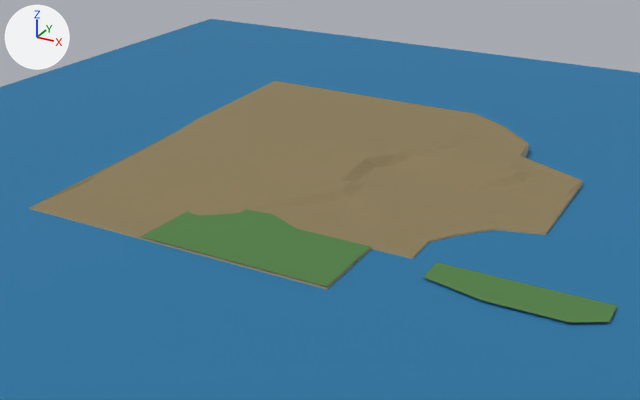
Two versions of the Blender file assets/environment/city_square/sources/coast_and_terrain.blend, one commit apart.
Camera for both pictures: a 50 mm camera at (214.0, -521.0, 242.0) aimed at (-64.0, -14.0, -11.0). Arrows for +X, +Y and +Z are at upper left; the lights stay in place. The older version comes first.

Names of what the first picture shows: 'CoastalCliffs', 'GardenGrass', 'HarbourIsland', 'TownLand', 'Water'.
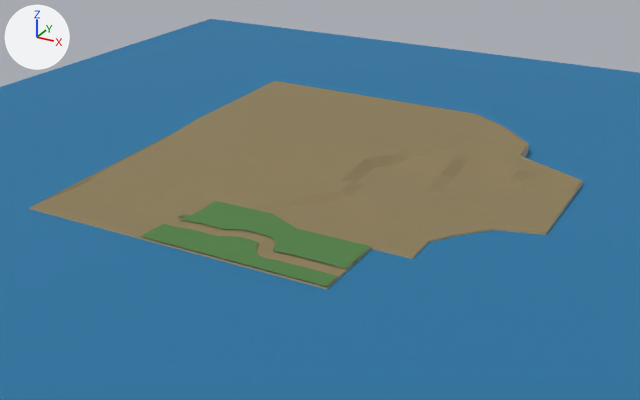
Boxes (x1, y1, x2, y2) around the edits, measured in the pictures (640 x 400 px):
```json
{"object": "GardenGrass", "change": "reshaped", "before": [140, 209, 371, 287], "after": [141, 201, 371, 286]}
{"object": "HarbourIsland", "change": "deleted", "before": [423, 262, 617, 322], "on screen": "green"}
```

Scene script edits in JSON lines:
```json
{"block": "me_gardengrass", "where": "# used by ob_gardengrass; location = (0.0, 0.0, 0.0)"}
{"op": "remove", "block": "me_gardengrass", "code": "me_gardengrass.from_pydata(...)  # 6 vertices, 1 face; spans x -120.0..10.5, y -142.5..-75.0, z 1.9"}
{"op": "add", "block": "me_gardengrass", "code": "me_gardengrass.from_pydata(...)  # 2560 vertices, 3476 faces; spans x -132.3..23.7, y -142.5..-48.8, z 2.0..5.0"}
{"block": "me_gardengrass", "change": "me_gardengrass part 1: 6 vertices removed from x -120.0..10.5, y -142.5..-75.0, z 1.9; 2560 vertices added at x -132.3..23.7, y -142.5..-48.8, z 2.0..5.0"}
{"op": "remove", "block": "ob_harbourisland", "code": ["ob_harbourisland = bpy.data.objects.new('HarbourIsland', me_harbourisland)", "ob_harbourisland.location = (0.0, 0.0, 0.0)"]}
```
